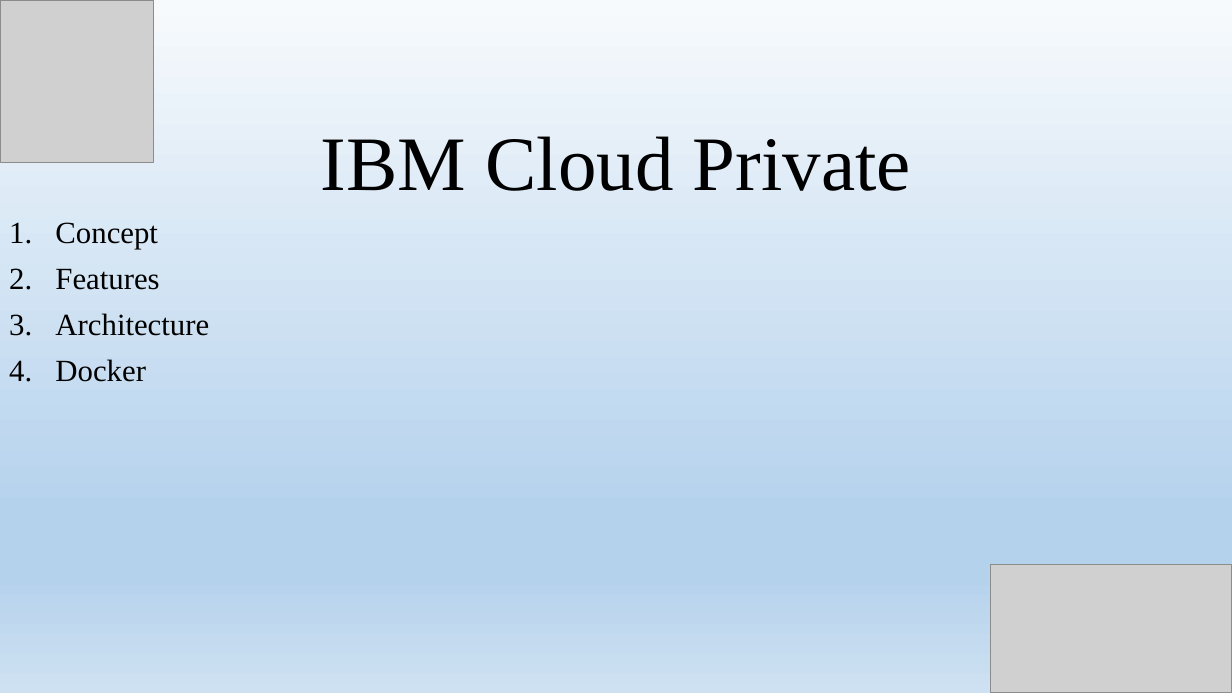
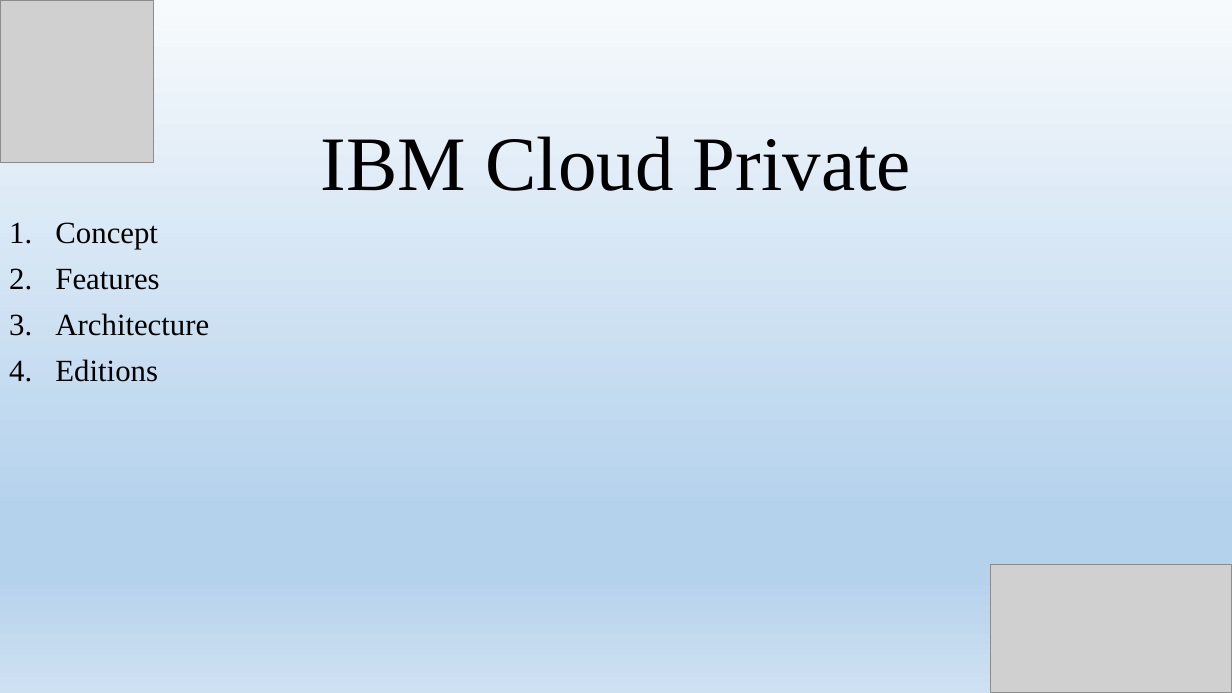
Before and after one commit to namdh1234/IBM-Private-Cloud, a slide deck: slide 2 of IBM Private Cloud.pptx. Drawn at 1232x693 pixels with LibreOffice and Linux fonts; fonts in the diff are those of the drawing; grey boxes stand for pictures. Boxes give left, top, right and bottom in pixels: in the first picture for what was removed or moved away, otherwise in the second. Text is boxed around its words. In the diff, an @@ line names an element or a change of style, - is before the commit and + after.

Commit message:
edited

```diff
--- a/IBM Private Cloud.pptx
+++ b/IBM Private Cloud.pptx
@@ subtitle at <box>55,359,158,382</box>: text changed @@
-4. Docker
+4. Editions
```
Also in this commit, not shown: 1 other slide changed.
